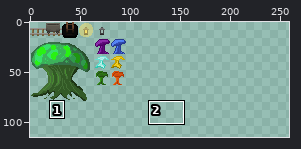
File history of a sprite sheet, Sprites/SpriteSheet_Decor.png. Above, an overview of the earlier version with the close-up marked.
Close-up. Earlier state:
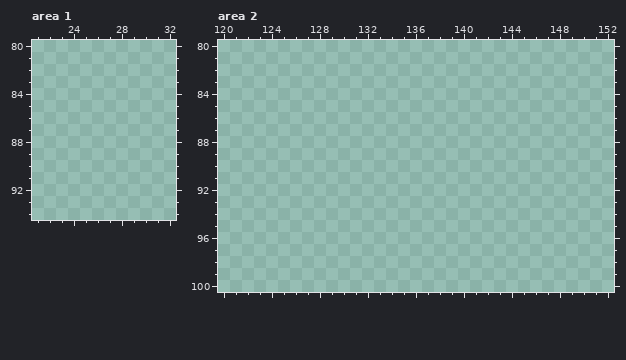
The file is 320x320 pixels. Pixels under 10% opacity are left out. Colours within 5 levels of each other are drawn and written as one. Shown: area 1: x 21..32, y 80..94; area 2: x 120..152, y 80..100. The wide view leaves out empty margins. The commit also changed other parts of the picture, which this record leaves out.
Palette (. is transparent): 
After:
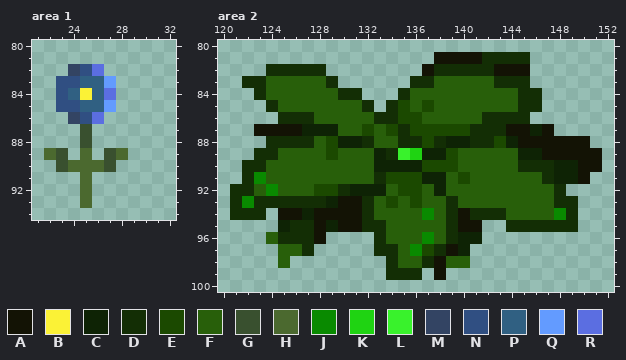
Colours new in this view: A #131305  B #fbf236  C #0e2305  D #132e05  E #1b4900  F #285f0a  G #39502f  H #4b692f  J #098a00  K #1fd312  L #39f22c  M #334463  N #304f82  P #306082  Q #639bff  R #5b6ee1
Edits made:
Changed rows in their new state; - is an unchanged pixel.
Area 1:
first column x 22:
82 --MNR--
83 -NNPPQ-
84 -NPBPR-
85 -NNPPQ-
86 --MNR--
87 ---G---
88 ---G---
89 HG-H-GH
90 -GHHHG-
91 ---H---
92 ---H---
93 ---H---
Area 2:
first column x 121:
 81 -----------------AAAADDDD------
 82 ---DDDDD--------ADDDDDAAA------
 83 -DDFFFFFD------DDFFFFFDDD------
 84 --DFFFFFFDD---DFFFFFFFFFDD-----
 85 ---DFFFFFFFD-DEFEFFFFFFFDD-----
 86 ----DDDFFFFFDDEEFFFFFDDDD------
 87 --AAAACCCFFEFEDEEEEEDDDAACA----
 88 ---DDDDFECCDFFDDEDCCDDECAAAAAA-
 89 --DDFFFFEFFFCDLKCCEFFFFFCCAAAAA
 90 -DDFFFFFFFFFCCCCEEEFFFFFDDDCCAA
 91 -DJFFFFFFFFFDEEECCFEFFFFFFDCCA-
 92 DDFJFFFEEDCCCFEEFCFFFFFFFFFD---
 93 DJDDDDDDCAADFEFEFFDFFFFFFFFDD--
 94 DDD-AACAAAADFFFFJFDADDDFFFFJD--
 95 ----CDDACAADDFFFFFDAA--DDDDDD--
 96 ---FDDDA----DFFFJFDCC----------
 97 ----FFD-----DDFJEDAC-----------
 98 ----F--------DFFDAFF-----------
 99 -------------DDD-A-------------
Changed places in both close-ups, as pixel boxes (x1, y1, x2, y2):
added: (44, 64, 128, 208)
added: (230, 52, 602, 280)
